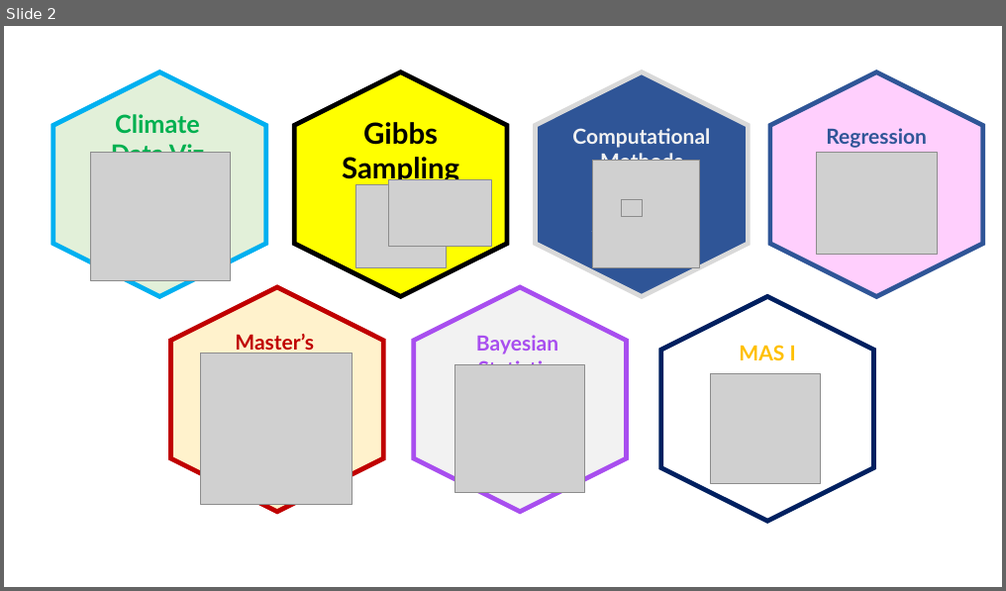
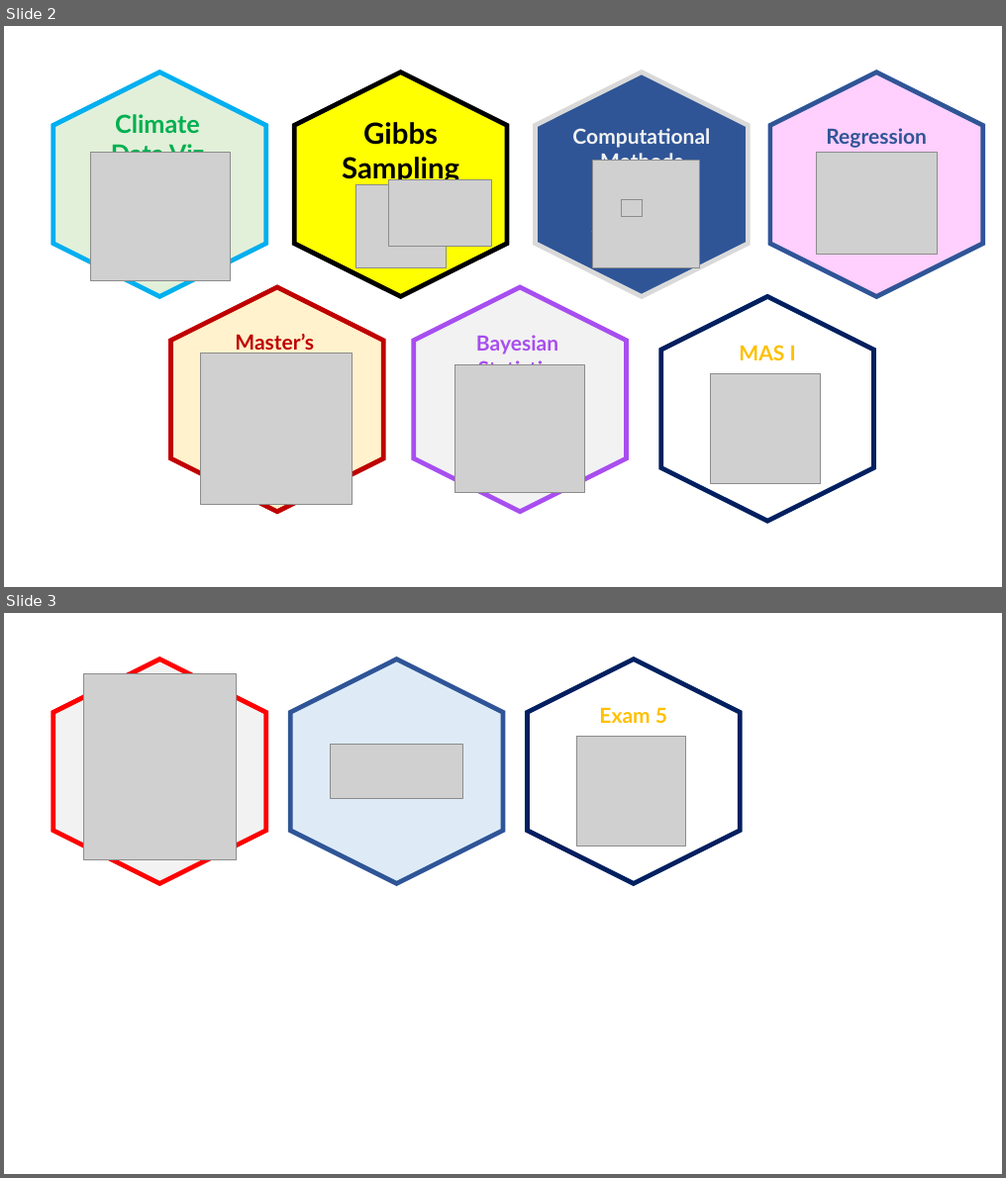
Before and after one commit to coltongearhart/myportfolio, a slide deck: files/images/Content.pptx. Shown one above the other, each under a label of ours: slide 2 before the commit, slides 2 and 3 after it. The pictures are 1006x591 and 1006x1178 pixels, drawn with LibreOffice and Linux fonts; fonts in the diff are those of the drawing; grey boxes stand for pictures. Boxes give left, top, right and bottom in pixels: in the first picture for what was removed or moved away, otherwise in the second. Text is boxed around its words. In the diff, an @@ line names an element or a change of style, - is before the commit and + after.

Commit message:
Added exam5

```diff
--- a/files/images/Content.pptx
+++ b/files/images/Content.pptx
@@ slide 3 added at [4,613,1002,1174], background #FFFFFF @@
@@ hexagon added at [54,660,266,884], fill #F2F2F2, outline #FF0000 4.5 pt @@
@@ hexagon added at [291,660,503,884], fill #DEEBF7, outline #2F5597 4.5 pt @@
@@ hexagon added at [528,660,740,884], fill #FFFFFF, outline #002060 4.5 pt @@
@@ picture added at [84,673,237,861] @@
@@ text added at [599,707,667,723], 20 pt, text #FFC000, bold @@
+Exam 5
@@ picture added at [331,744,463,799] @@
@@ picture added at [576,737,686,846] @@
```
Also in this commit, not shown: 1 slide removed, 8 other files.
